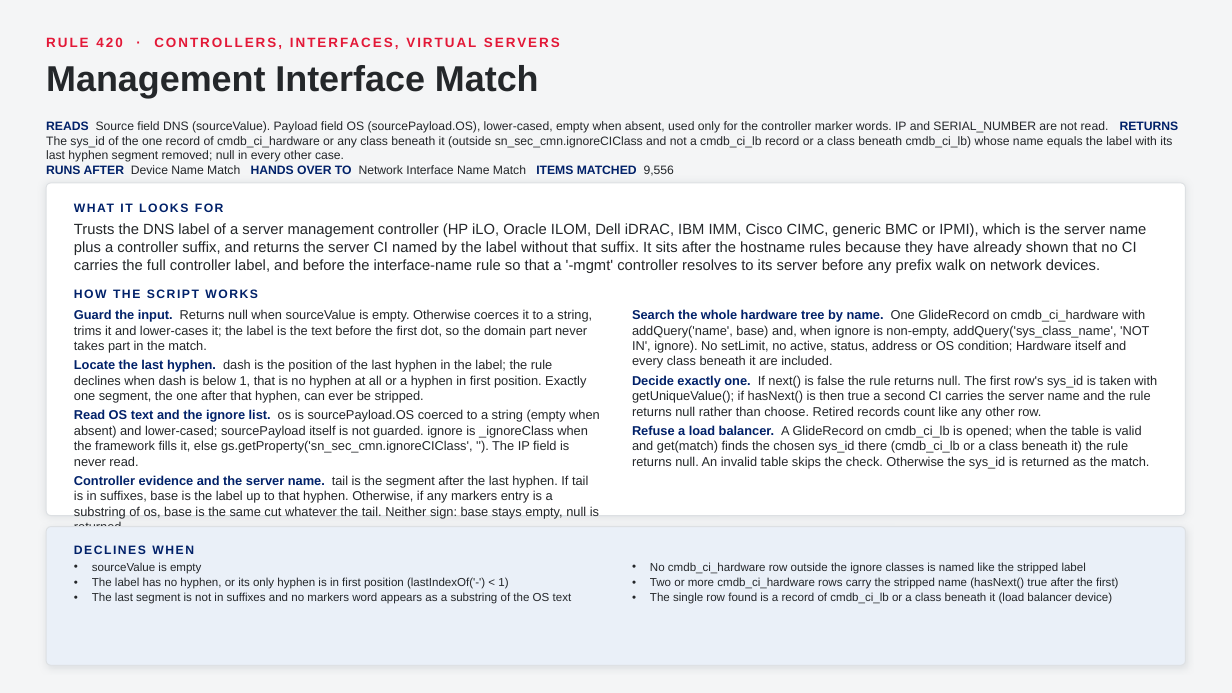
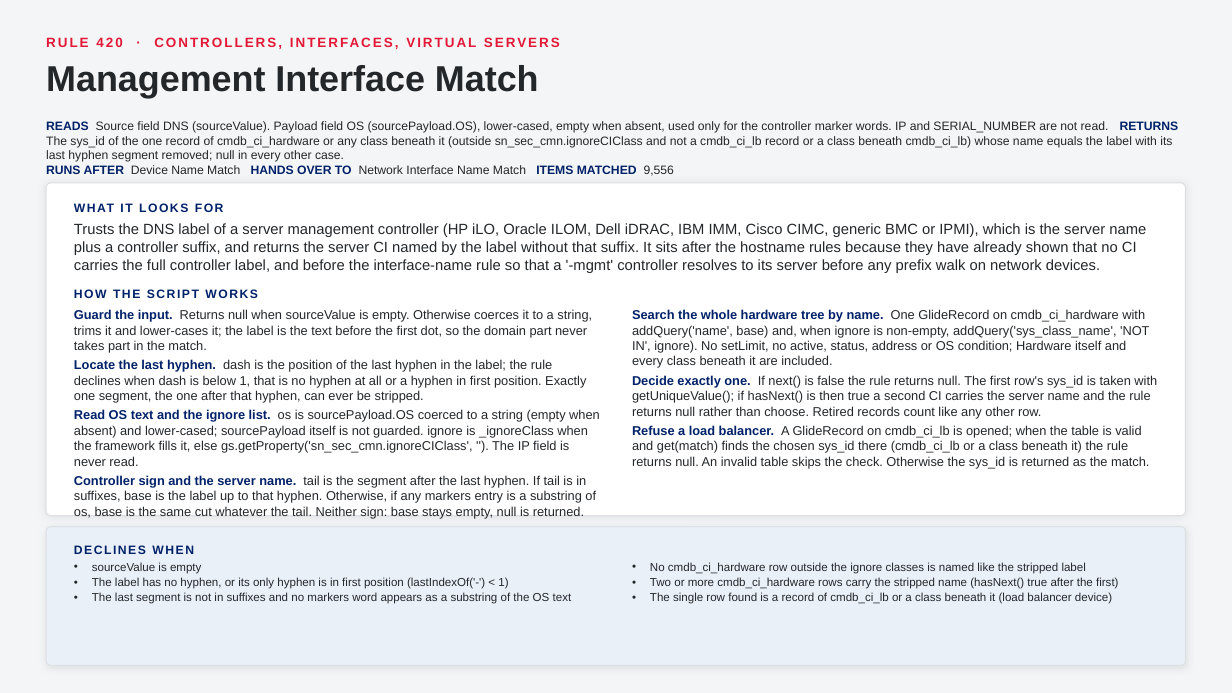
Before and after one commit to singhmihir/py, a slide deck: slide 49 of stories/qualys-ci-lookup-rules/Qualys CI Lookup Rules - CMDB Team Demo.pptx. Drawn at 1232x693 pixels with LibreOffice and Linux fonts; fonts in the diff are those of the drawing. Boxes give left, top, right and bottom in pixels: in the first picture for what was removed or moved away, otherwise in the second. Text is boxed around its words. In the diff, an @@ line names an element or a change of style, - is before the commit and + after.

```diff
--- a/stories/qualys-ci-lookup-rules/Qualys CI Lookup Rules - CMDB Team Demo.pptx
+++ b/stories/qualys-ci-lookup-rules/Qualys CI Lookup Rules - CMDB Team Demo.pptx
@@ text at box(74, 475, 596, 519): text changed @@
-• Controller evidence and the server name. tail is the segment after the last hyphen. If tail is in suffixes, base is the label up to that hyphen. Otherwise, if any markers entry is a substring of os, base is the same cut whatever the tail. Neither sign: base stays empty, null is returned.
+• Controller sign and the server name. tail is the segment after the last hyphen. If tail is in suffixes, base is the label up to that hyphen. Otherwise, if any markers entry is a substring of os, base is the same cut whatever the tail. Neither sign: base stays empty, null is returned.
```
Also in this commit, not shown: 13 other slides changed, 2 slides added, 5 other files.
